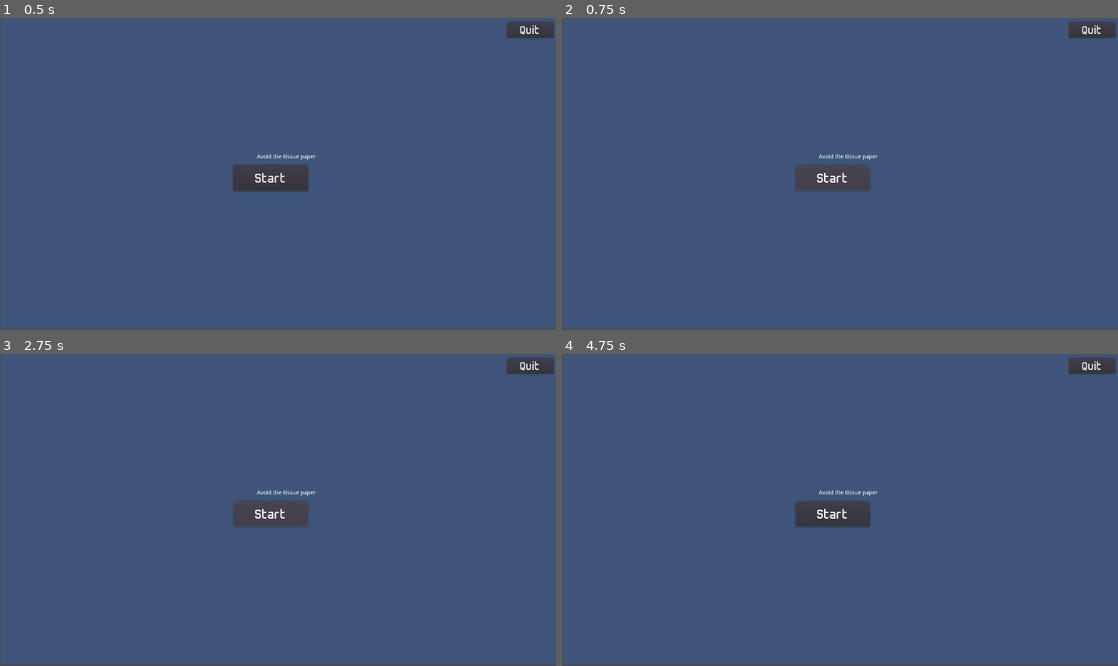
Above: before the commit, frames 1-4 (two rows, left to right).
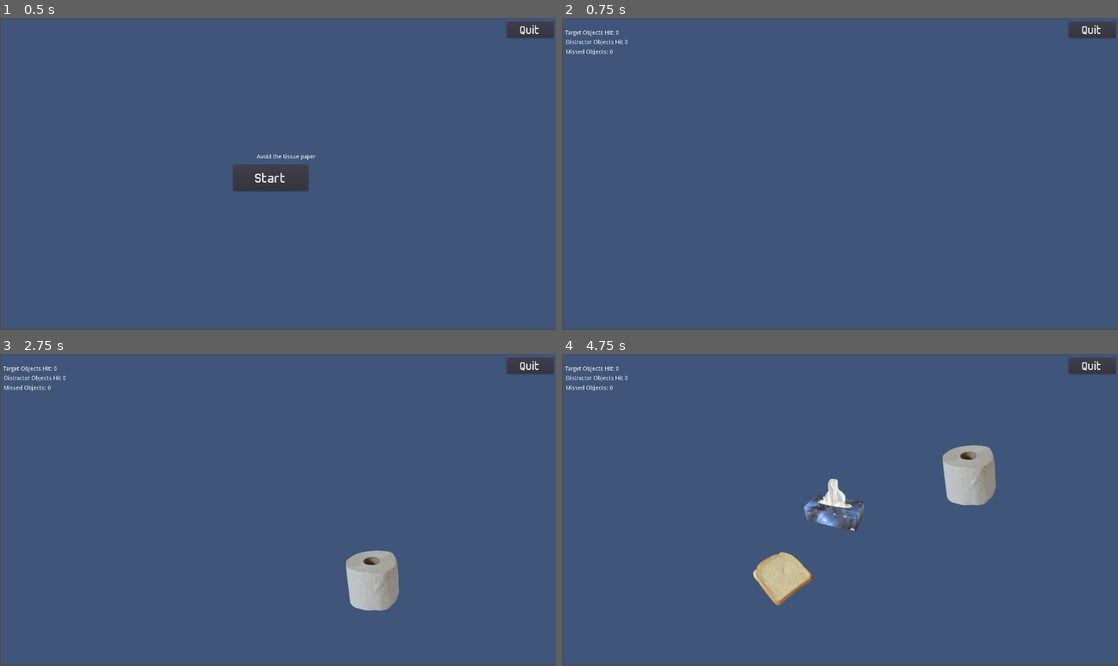
Above: after the commit, the same moments.

Repository: resquenazi/Object_Discrimination_Video_Game
Game: Godot game, scene res://Scenes/Game.tscn
Same seed, same stepped clock (60 frames per second), same inputs: the game is played once before the commit and once after it. This scene is started directly instead of the project's main scene.
Inputs (mouse positions are in pixels of both pictures, inside the frame that each line leads up to):
- Up to frame 1 (0.5 s): no input
- Up to frame 2 (0.75 s): click "Start" at 0.5 s
- Up to frame 3 (2.75 s): click (272, 513) at 1.25 s, where only the run before the commit has a clickable "Start"; click (272, 513) at 2 s, where only the run before the commit has a clickable "Start"
- Up to frame 4 (4.75 s): move the mouse to (962, 494) at 2.77 s; press the mouse at (962, 494) at 2.78 s; move the mouse to (728, 525) at 3.52 s; release the mouse at (728, 525) at 3.53 s; click (728, 525) at 3.6 s; move the mouse to (895, 441) at 4.27 s; press the mouse at (895, 441) at 4.28 s

Frame 1 is identical in both runs. In frame 2, 1.4% of the frame differs, in the area x 0-57%, y 3-56%; in frame 3, 3.0%; in frame 4, 4.3%, in the area x 0-78%, y 3-81%.

Commit message:
bug fixes. not concurrent with a commit from master

Diff:
--- a/Scripts/DistractorObjects.gd
+++ b/Scripts/DistractorObjects.gd
@@ -26,5 +26,4 @@
 				get_parent().distractorObjectsPoints += 1
 				queue_free()
 	if global_position.y > 600:
-		get_parent().fallingObjects +=1
 		queue_free() #clear cache
--- a/Scripts/Game.gd
+++ b/Scripts/Game.gd
@@ -3,6 +3,7 @@
 ## export scenes
 export (PackedScene) var TargetObjects
 export (PackedScene) var DistractorObjects
+#export (PackedScene) var UserInput
 
 ## initialize game variables
 var quit = false
@@ -58,7 +59,7 @@
 		_save()
 
 ## instance scenes
-func _on_Start_pressed():
+func _on_start_pressed():
 	start = true
 	$TargetObjectsScoreLabel.show()
 	$DistractorObjectsScoreLabel.show()
--- a/Scripts/TargetObjects.gd
+++ b/Scripts/TargetObjects.gd
@@ -6,12 +6,11 @@
 var jump = randi()%50+250
 var dir = randi()%200-50
 var tex_ref_array = Global.tex_ref_array
-var randN = Global.sample
-var distractor_object = Global.distractor_object
+var target_objects = Global.target_objects
 
 # make objects bounce
 func _ready():
-	$Sprite2.texture = tex_ref_array[distractor_object]
+	$Sprite1.texture = tex_ref_array[target_objects[randi()%target_objects.size()]]
 	apply_impulse(Vector2(0,0) , Vector2(dir, -jump))
 
 # make objects disappear when clicked
@@ -23,7 +22,8 @@
 		pos.y -= w/2
 		if mousePos.x >= pos.x and mousePos.x <= pos.x + w and mousePos.y >= pos.y \
 		and mousePos.y <= pos.y + w:
-				get_parent().distractorObjectsPoints += 1
+				get_parent().targetObjectsPoints += 1
 				queue_free()
 	if global_position.y > 600:
+		get_parent().fallingObjects +=1
 		queue_free() #clear cache
